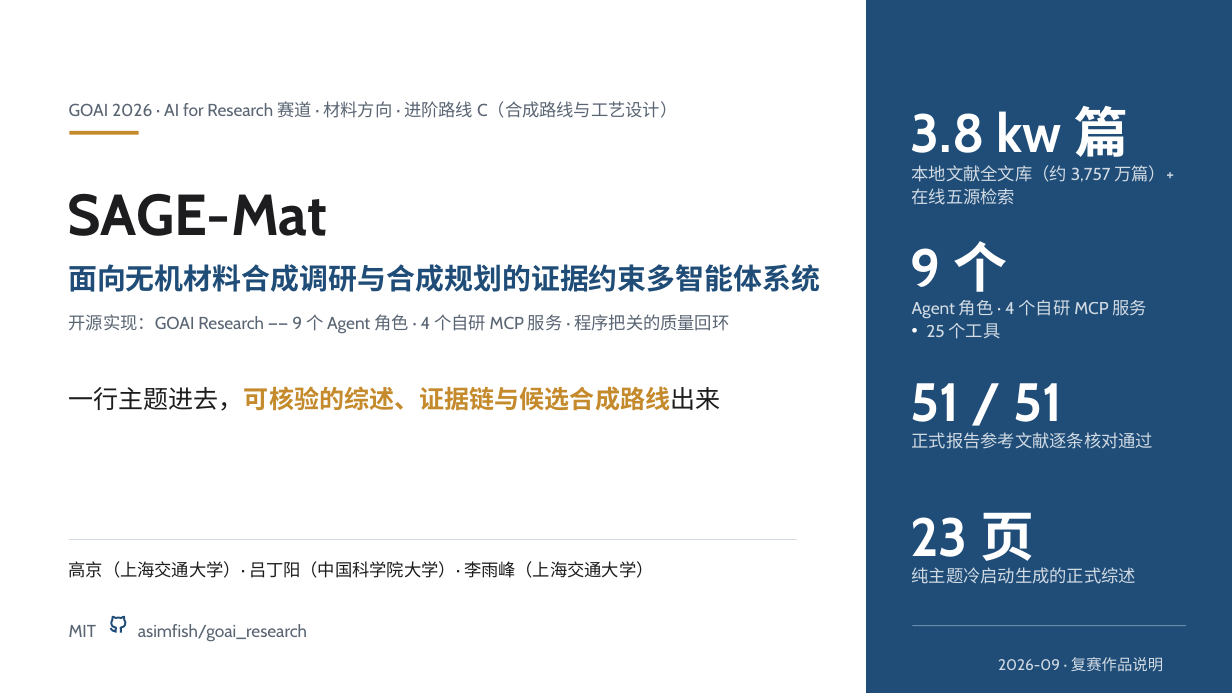
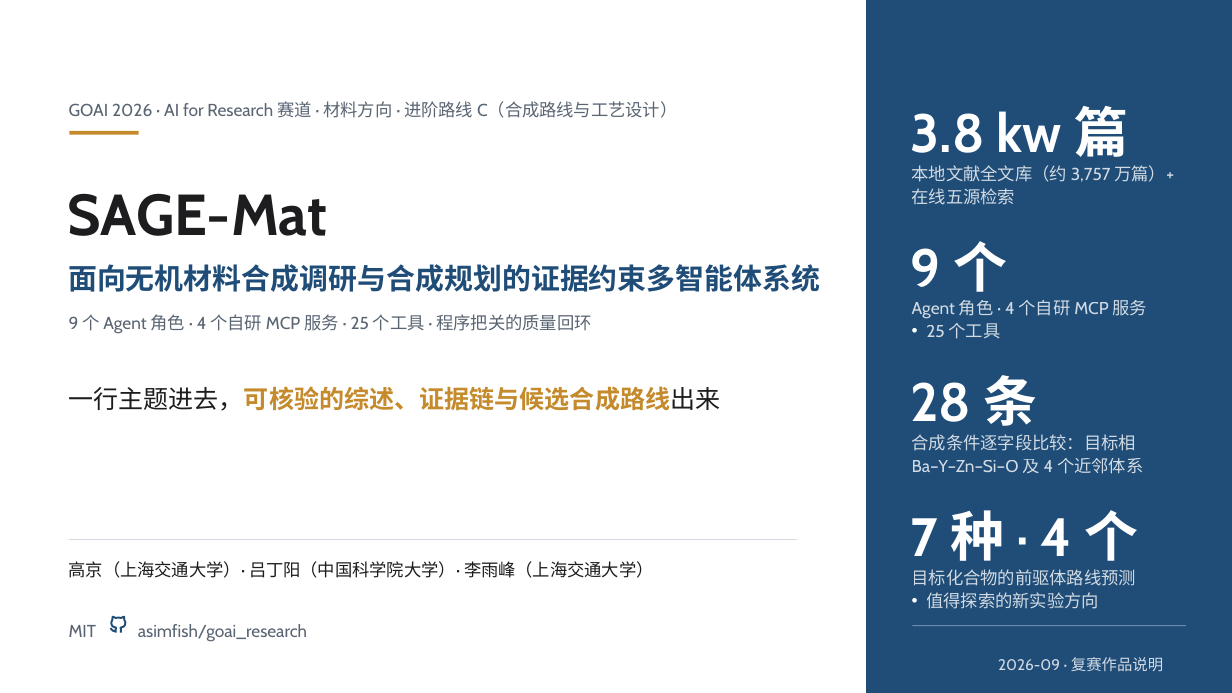
Before and after one commit to asimfish/goai_research, a slide deck: slide 1 of submission/goai_final/deck/SAGE-Mat_复赛方案说明.pptx. Drawn at 1232x693 pixels with LibreOffice and Linux fonts; fonts in the diff are those of the drawing. Boxes give left, top, right and bottom in pixels: in the first picture for what was removed or moved away, otherwise in the second. Text is boxed around its words. In the diff, an @@ line names an element or a change of style, - is before the commit and + after.

Commit message:
feat(deck): restructure per review — background page, native 9-agent figure, synthesis-plan modeling
Cover numbers now reflect scientific content (28 compared synthesis conditions,
7 predicted compounds, 4 new directions) instead of citation counts and page
count; new page on automated-lab knowledge loop and the scientific gap; science
page reframed around "which literature, how to find it, where the new
discovery is"; system page draws the nine numbered agents natively and bolds the
four MCP services; agent-flow page shows the parallel writing/ideas branch that
the reviewer joins; gate page labels the responsible agents; RECIPE page becomes
"synthesis-plan modeling" (AI precursors + analogical conditions) with the
benchmark merged in; closing page rewritten around application value.

```diff
--- a/submission/goai_final/deck/SAGE-Mat_复赛方案说明.pptx
+++ b/submission/goai_final/deck/SAGE-Mat_复赛方案说明.pptx
@@ text at <box>69,314,591,334</box>: text changed @@
-开源实现：GOAI Research —— 9 个 Agent 角色 · 4 个自研 MCP 服务 · 程序把关的质量回环
+9 个 Agent 角色 · 4 个自研 MCP 服务 · 25 个工具 · 程序把关的质量回环
@@ text at <box>910,375,1038,435</box>: text changed @@
-51 / 51
+28 条
@@ text at <box>912,434,1143,474</box>: text changed @@
-正式报告参考文献逐条核对通过
+合成条件逐字段比较：目标相Ba–Y–Zn–Si–O 及 4 个近邻体系
@@ text at <box>910,510,1138,570</box>: text changed @@
-23 页
+7 种 · 4 个
@@ text at <box>912,569,1136,609</box>: text changed @@
-纯主题冷启动生成的正式综述
+目标化合物的前驱体路线预测
+• 值得探索的新实验方向
```
Also in this commit, not shown: 8 other slides changed, 2 slides added, 2 slides removed, 46 other files.
